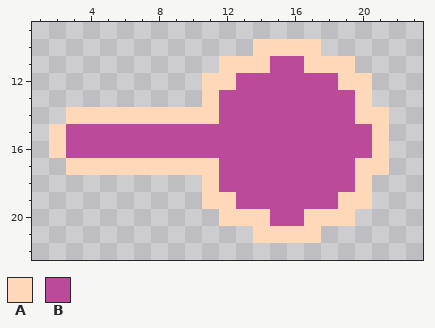
Pixel-art sprite, stored at assets/sprites/tank/turret.png. Above is the file before it was changed.
The file is 32x32 pixels. Shown: x 1..23, y 9..22.
Palette (. is transparent): A #ffd8ba  B #bc4a9b
Pixels before, first column x 2:
10 ............AAAA....
11 ..........AAABBAAA..
12 .........AABBBBBBAA.
13 .........ABBBBBBBBA.
14 .AAAAAAAAABBBBBBBBAA
15 ABBBBBBBBBBBBBBBBBBA
16 ABBBBBBBBBBBBBBBBBBA
17 .AAAAAAAAABBBBBBBBAA
18 .........ABBBBBBBBA.
19 .........AABBBBBBAA.
20 ..........AAABBAAA..
21 ............AAAA....
New version:
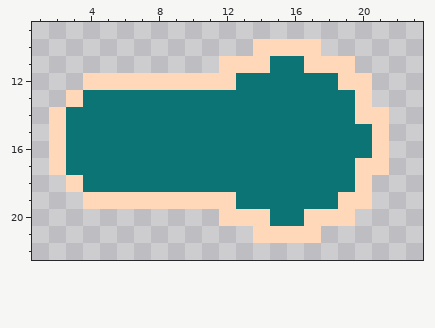
Edits made:
colour B: #bc4a9b -> #0c7475
Changed rows in their new state; - is a pixel that keeps its letter.
first column x 2:
12 --AAAAAAA-
13 -ABBBBBBBB
14 ABBBBBBBBB
17 ABBBBBBBBB
18 -ABBBBBBBB
19 --AAAAAAA-
Boxes around the changes in both pictures, in picture pixels (x1, y1, x2, y2):
changed: (49, 56, 372, 226)
